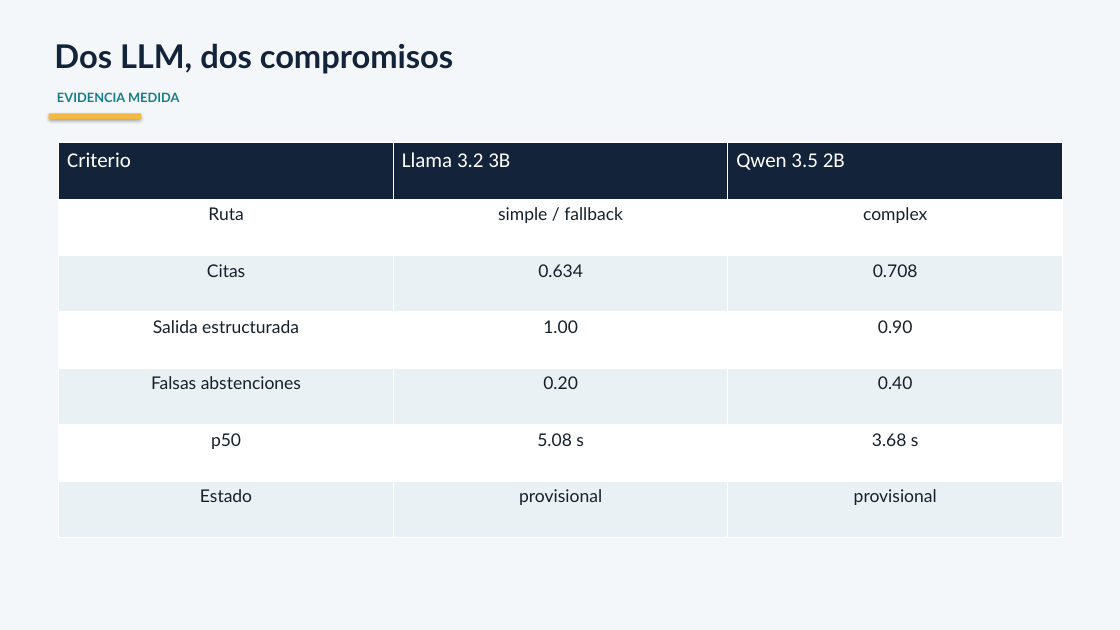
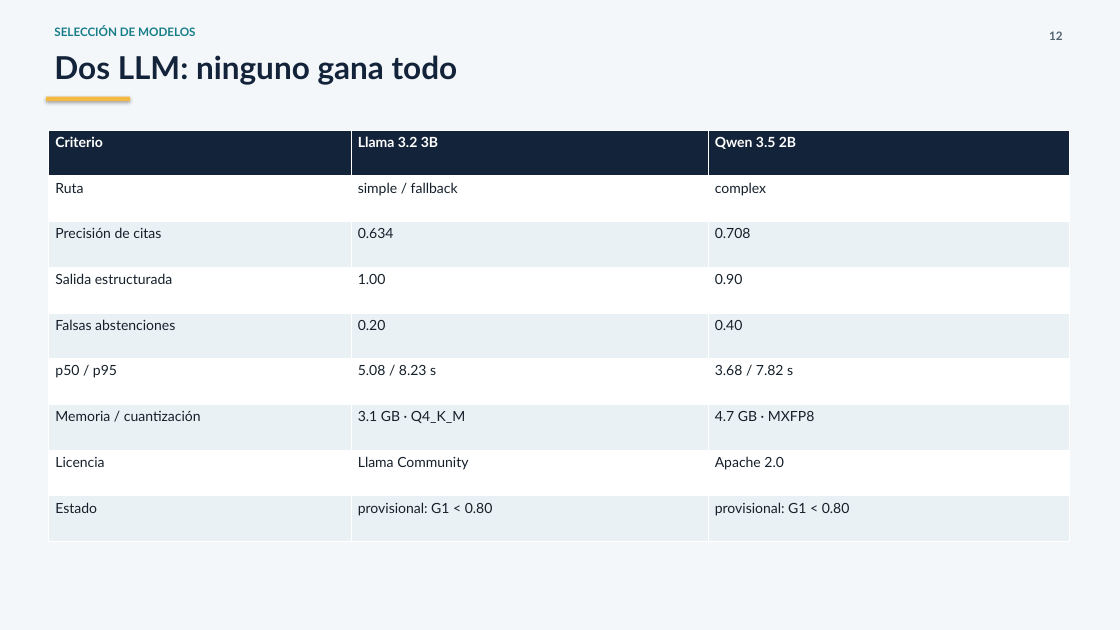
Before and after one commit to m3mo89/K9ExpertMultimodalRAG, a slide deck: slide 12 of docs/deliverables/final/K9-BreedMatch-Presentacion.pptx (slide 7 before the commit). Drawn at 1120x630 pixels with LibreOffice and Linux fonts; fonts in the diff are those of the drawing. Boxes give left, top, right and bottom in pixels: in the first picture for what was removed or moved away, otherwise in the second. Text is boxed around its words. In the diff, an @@ line names an element or a change of style, - is before the commit and + after.

```diff
--- a/docs/deliverables/final/K9-BreedMatch-Presentacion.pptx
+++ b/docs/deliverables/final/K9-BreedMatch-Presentacion.pptx
@@ text added at (54, 26, 195, 36), 10 pt, text #177E89, bold @@
+SELECCIÓN DE MODELOS
@@ text at (54, 55, 458, 85): text changed; size 28 to 27 pt @@
-Dos LLM, dos compromisos
+Dos LLM: ninguno gana todo
@@ text added at (1049, 31, 1062, 40), 10 pt, text #536471, bold @@
+12
@@ rectangle: place and size @@
-rectangle at (49, 113, 141, 119)
+rectangle at (46, 97, 130, 102)
@@ text removed at (57, 92, 180, 102) @@
-EVIDENCIA MEDIDA
@@ table at (49, 130, 1070, 542) @@
-row 3, column 1: Citas
+row 3, column 1: Precisión de citas
-row 6: p50 | 5.08 s | 3.68 s
-row 7: Estado | provisional | provisional
+row 6: p50 / p95 | 5.08 / 8.23 s | 3.68 / 7.82 s
+row 7: Memoria / cuantización | 3.1 GB · Q4_K_M | 4.7 GB · MXFP8
+row 8: Licencia | Llama Community | Apache 2.0
+row 9: Estado | provisional: G1 < 0.80 | provisional: G1 < 0.80
@@ table: place and size @@
-table at (59, 143, 1062, 538)
+table at (49, 130, 1070, 542)
```
Also in this commit, not shown: 2 other slides changed, 27 slides added, 9 slides removed, 44 other files.
